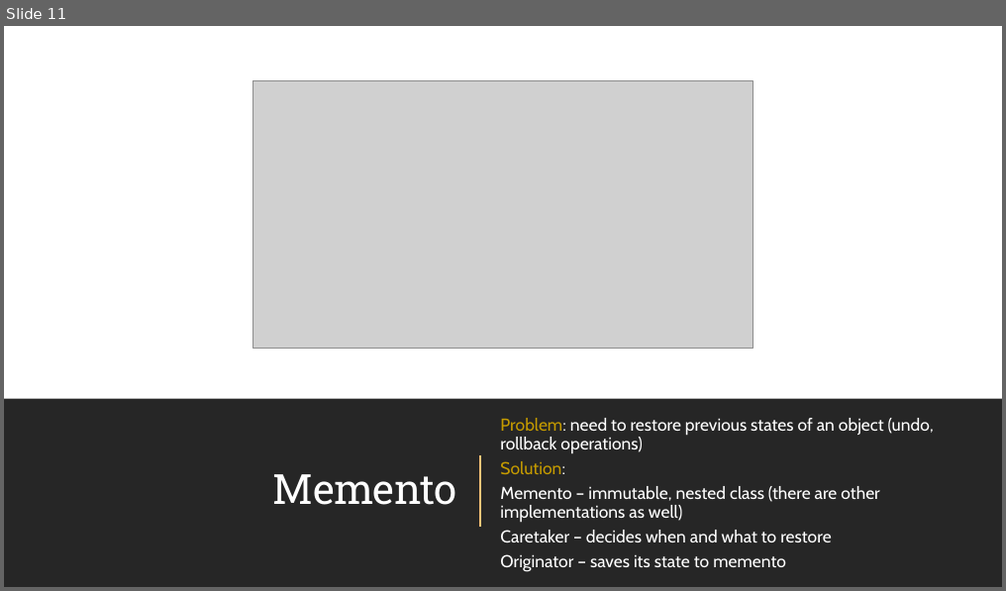
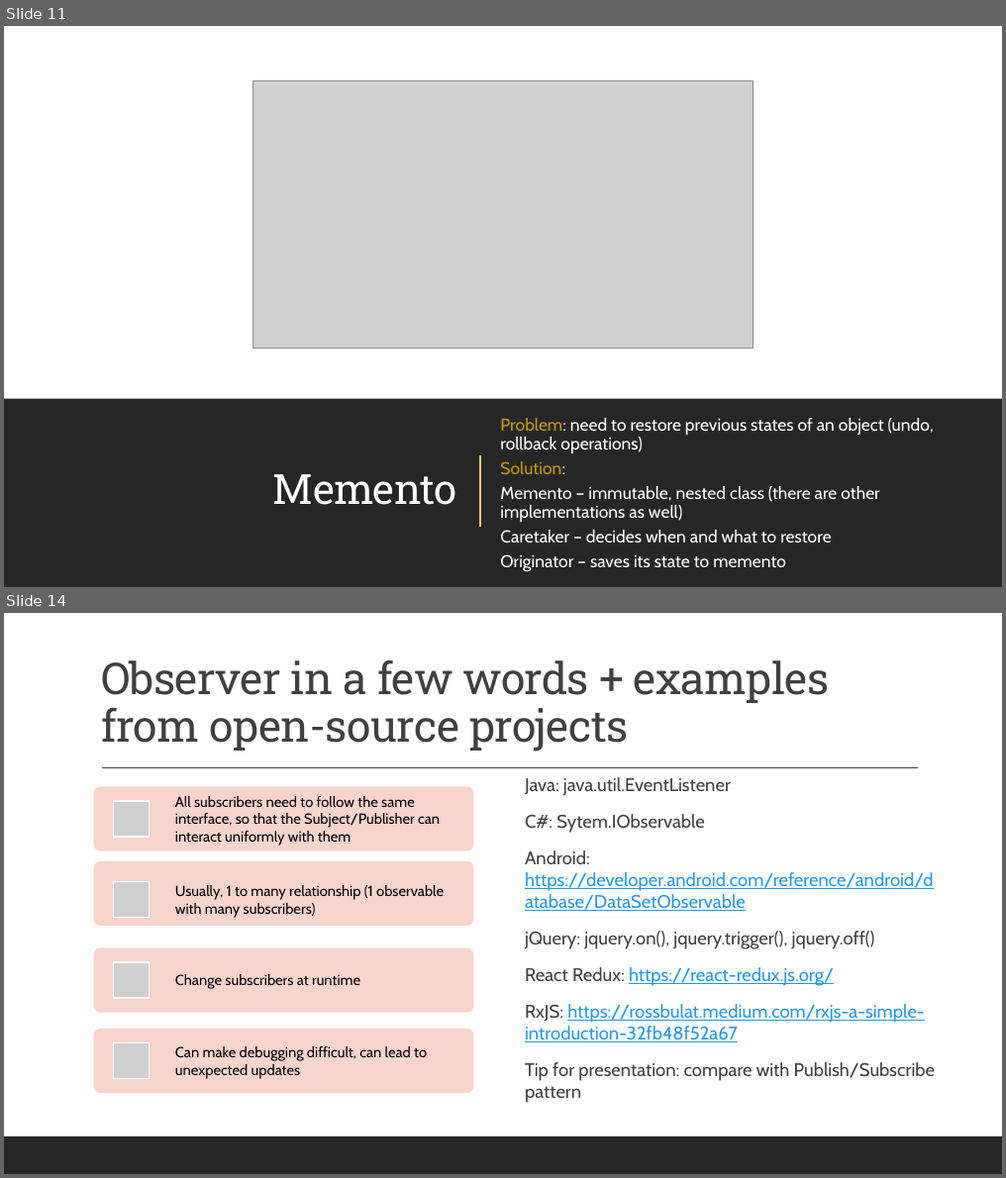
Before and after one commit to amturian/design-patterns, a slide deck: PPT Presentations/DesignPatterns-BehavioralPatterns.pptx. Shown one above the other, each under a label of ours: slide 11 before the commit, slides 11 and 14 after it; the slides between them are not shown. The pictures are 1006x591 and 1006x1178 pixels, drawn with LibreOffice and Linux fonts; fonts in the diff are those of the drawing; grey boxes stand for pictures. Boxes give left, top, right and bottom in pixels: in the first picture for what was removed or moved away, otherwise in the second. Text is boxed around its words. In the diff, an @@ line names an element or a change of style, - is before the commit and + after.

Commit message:
add observer pattern example + slides

```diff
--- a/PPT Presentations/DesignPatterns-BehavioralPatterns.pptx
+++ b/PPT Presentations/DesignPatterns-BehavioralPatterns.pptx
@@ slide 14 added at (4,613,1002,1174), background #FFFFFF @@
@@ title added at (101,660,830,752), 42.3 pt, text #404040 @@
+Observer in a few words + examples from open-source projects
@@ line added from (102, 768) to (918, 768), #404040 1 pt @@
@@ text added at (525,777,936,1103), 17.6 pt, text #404040 @@
+Java: java.util.EventListener
+C#: Sytem.IObservable
+Android: https://developer.android.com/reference/android/database/DataSetObservable
+jQuery: jquery.on(), jquery.trigger(), jquery.off()
+React Redux: https://react-redux.js.org/
+RxJS: https://rossbulat.medium.com/rxjs-a-simple-introduction-32fb48f52a67
+Tip for presentation: compare with Publish/Subscribe pattern
@@ group added at (94,786,473,1093): 4 rounded rectangles, 4 pictures, 4 texts @@
+All subscribers need to follow the same interface, so that the Subject/Publisher can interact uniformly with them
+Usually, 1 to many relationship (1 observable with many subscribers)
+Change subscribers at runtime
+Can make debugging difficult, can lead to unexpected updates
@@ rectangle added at (4,1137,1002,1174), fill #262626 @@
```
Also in this commit, not shown: 1 other slide added, 1 other file.
